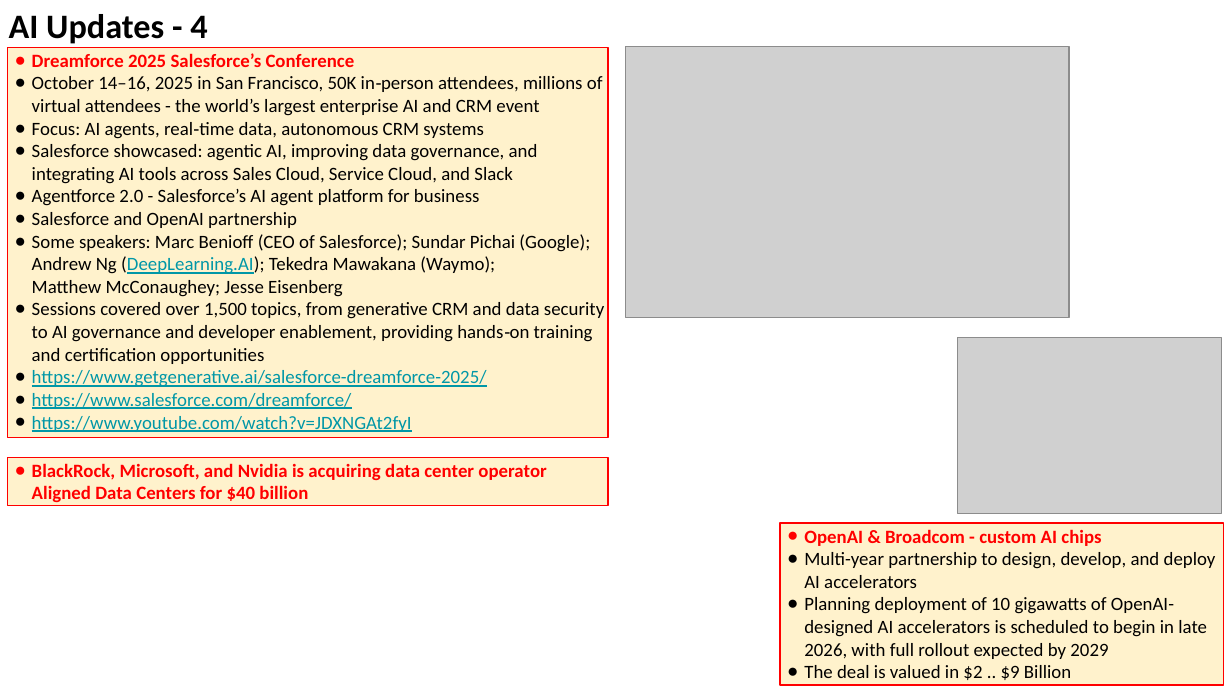
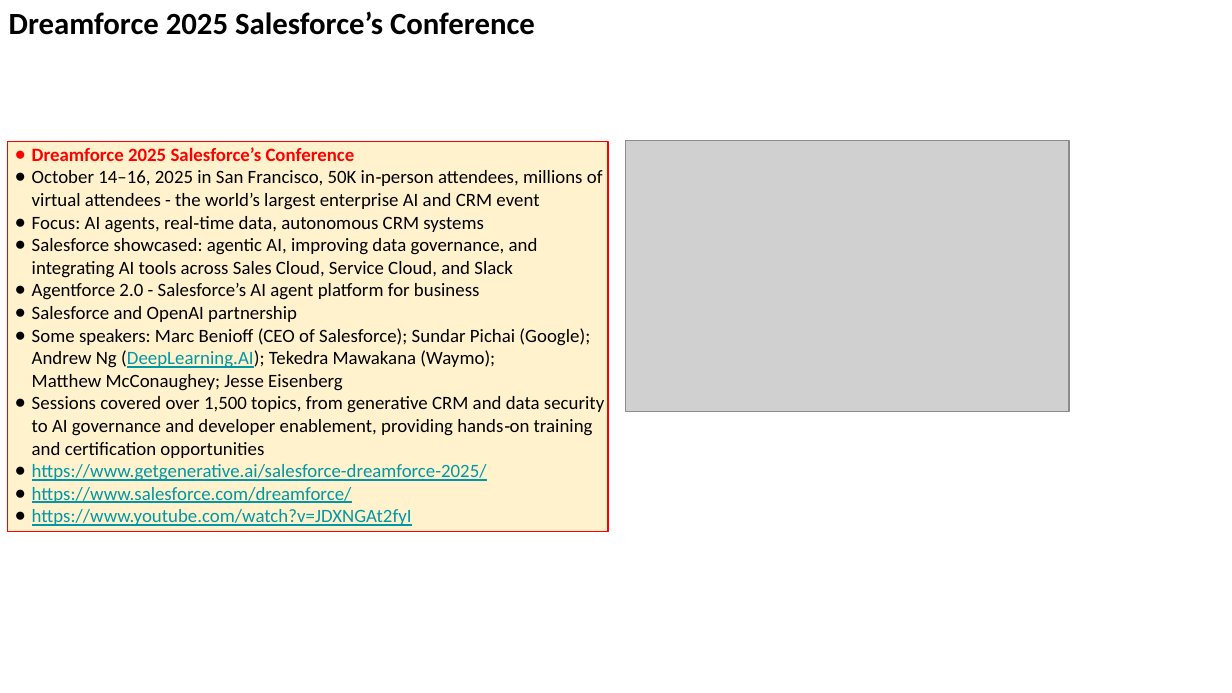
Before and after one commit to lselector/seminar, a slide deck: slide 24 of 2025/2025-10-17-AI-Updates.pptx (slide 19 before the commit). Drawn at 1232x693 pixels with LibreOffice and Linux fonts; fonts in the diff are those of the drawing; grey boxes stand for pictures. Boxes give left, top, right and bottom in pixels: in the first picture for what was removed or moved away, otherwise in the second. Text is boxed around its words. In the diff, an @@ line names an element or a change of style, - is before the commit and + after.

Commit message:
update

```diff
--- a/2025/2025-10-17-AI-Updates.pptx
+++ b/2025/2025-10-17-AI-Updates.pptx
@@ text removed at (9, 14, 207, 44) @@
-AI Updates - 4
@@ text added at (9, 11, 535, 35), 18 pt, text #000000, bold @@
+Dreamforce 2025 Salesforce’s Conference
@@ rectangle "Dreamforce 2025 Salesforce’s Conference": place and size @@
-rectangle "Dreamforce 2025 Salesforce’s Conference" at (7, 47, 609, 437)
+rectangle "Dreamforce 2025 Salesforce’s Conference" at (7, 142, 609, 532)
@@ picture: place and size @@
-picture at (626, 47, 1069, 318)
+picture at (626, 140, 1069, 411)
@@ picture removed at (957, 338, 1221, 514) @@
@@ rectangle removed at (7, 457, 609, 505) @@
-● BlackRock, Microsoft, and Nvidia is acquiring data center operator Aligned Data Centers for $40 billion
@@ rectangle removed at (780, 524, 1223, 686) @@
-● OpenAI & Broadcom - custom AI chips
-● Multi-year partnership to design, develop, and deploy AI accelerators
-● Planning deployment of 10 gigawatts of OpenAI-designed AI accelerators is scheduled to begin in late 2026, with full rollout expected by 2029
-● The deal is valued in $2 .. $9 Billion
```
Also in this commit, not shown: 1 other slide changed, 5 slides added.
